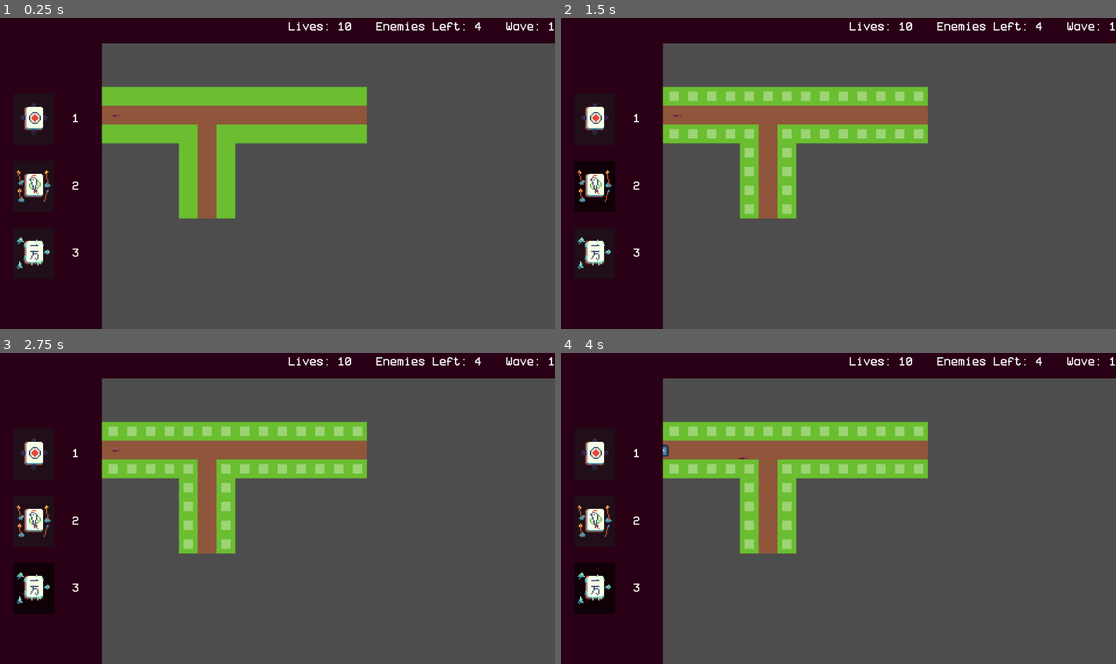
Above: before the commit, frames 1-4 (two rows, left to right).
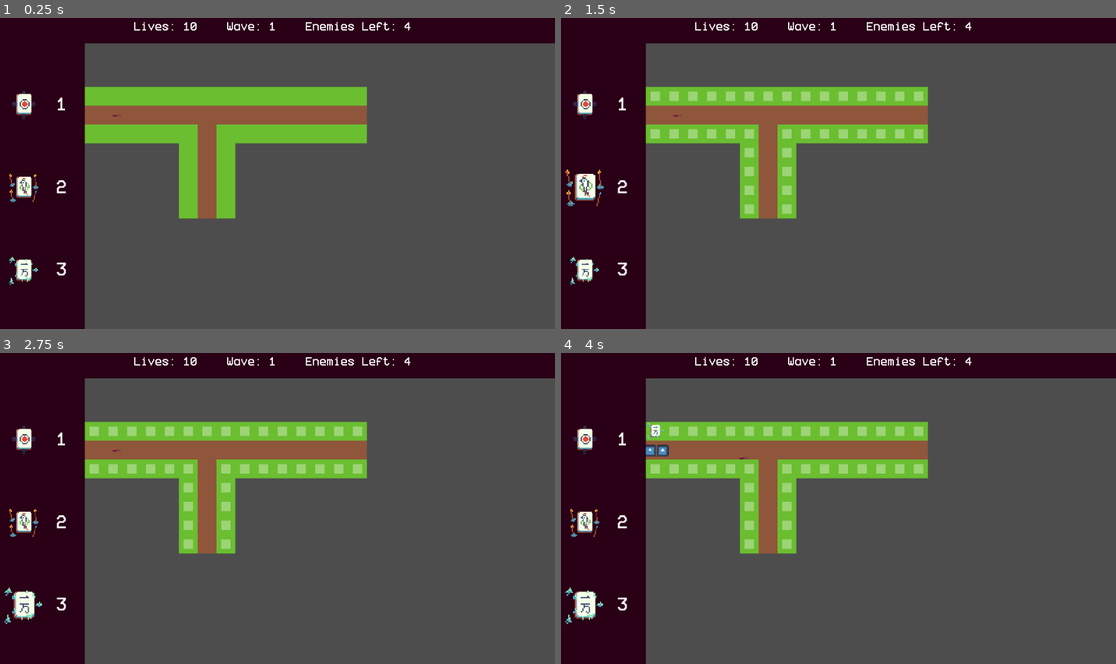
Above: after the commit, the same moments.

Repository: celestial-starfruit/camgamejam
Game: Godot game, scene res://scenes/game.tscn
Two runs of this game, one before a commit and one after it. Both use one fixed random seed, a clock stepped at 60 frames per second and the inputs below. The engine's default icon, where the game draws it, is replaced by a stand-in: a white triangle on a blue panel in a dark square.
Inputs (mouse positions are in pixels of both pictures, inside the frame that each line leads up to; where the layout moved, square brackets give the same spot in the first picture):
- Up to frame 1 (0.25 s): no input
- Up to frame 2 (1.5 s): click (583, 105) [594, 117] at 0.5 s; click (583, 189) [594, 185] at 1.25 s
- Up to frame 3 (2.75 s): click (22, 604) [33, 589] at 2 s
- Up to frame 4 (4 s): tap Enter at 2.75 s; move the mouse to (638, 430) at 2.77 s; press the mouse at (638, 430) at 2.78 s; hold Right (Right) 2.78-3.53 s; move the mouse to (655, 430) at 3.52 s; release the mouse at (655, 430) at 3.53 s; hold S (Down) from 3.53 s (still down); click (655, 430) at 3.6 s

The runs differ from the first frame. In frame 1, 5.2% of the frame differs, in the area x 1-100%, y 1-100%; in frame 2, 6.0%; in frame 3, 6.0%, in the area x 0-100%, y 1-100%; in frame 4, 6.0%.

Commit message:
Buttons get bigger on hover

Diff:
--- a/assets/theme.tres
+++ b/assets/theme.tres
@@ -2,5 +2,45 @@
 
 [ext_resource type="FontFile" uid="uid://dc11s5a5nfp7x" path="res://assets/BetterVCR 25.09.ttf" id="1_5x3i2"]
 
+[sub_resource type="StyleBoxFlat" id="StyleBoxFlat_5x3i2"]
+bg_color = Color(0.16078432, 0, 0.08627451, 1)
+expand_margin_left = 8.0
+expand_margin_top = 8.0
+expand_margin_right = 8.0
+expand_margin_bottom = 8.0
+
+[sub_resource type="StyleBoxFlat" id="StyleBoxFlat_wl1kw"]
+bg_color = Color(0.16078432, 0, 0.08627451, 1)
+expand_margin_left = 8.0
+expand_margin_top = 8.0
+expand_margin_right = 8.0
+expand_margin_bottom = 8.0
+
+[sub_resource type="StyleBoxFlat" id="StyleBoxFlat_x2pqw"]
+bg_color = Color(0.16078432, 0, 0.08627451, 1)
+expand_margin_left = 8.0
+expand_margin_top = 8.0
+expand_margin_right = 8.0
+expand_margin_bottom = 8.0
+
+[sub_resource type="StyleBoxFlat" id="StyleBoxFlat_lu33j"]
+content_margin_left = 8.0
+content_margin_top = 8.0
+content_margin_right = 8.0
+content_margin_bottom = 8.0
+bg_color = Color(0.16078432, 0, 0.08627451, 1)
+
+[sub_resource type="StyleBoxFlat" id="StyleBoxFlat_wycmq"]
+bg_color = Color(0.16078432, 0, 0.08627451, 1)
+expand_margin_left = 8.0
+expand_margin_top = 8.0
+expand_margin_right = 8.0
+expand_margin_bottom = 8.0
+
 [resource]
 default_font = ExtResource("1_5x3i2")
+Button/styles/focus = SubResource("StyleBoxFlat_5x3i2")
+Button/styles/hover = SubResource("StyleBoxFlat_wl1kw")
+Button/styles/hover_pressed = SubResource("StyleBoxFlat_x2pqw")
+Button/styles/normal = SubResource("StyleBoxFlat_lu33j")
+Button/styles/pressed = SubResource("StyleBoxFlat_wycmq")
--- a/scenes/ui.tscn
+++ b/scenes/ui.tscn
@@ -6,8 +6,14 @@
 [ext_resource type="Texture2D" uid="uid://c3w8eru64r5gr" path="res://assets/turrets/fire.png" id="3_wm3ai"]
 [ext_resource type="Texture2D" uid="uid://bopwdcrywv7c8" path="res://assets/turrets/freeze.png" id="4_8dubc"]
 
+[sub_resource type="Theme" id="Theme_wm3ai"]
+
 [sub_resource type="ButtonGroup" id="ButtonGroup_gdt2y"]
 allow_unpress = true
+
+[sub_resource type="Theme" id="Theme_8dubc"]
+
+[sub_resource type="Theme" id="Theme_p7vwb"]
 
 [node name="UI" type="CanvasLayer" unique_id=2122473639]
 script = ExtResource("1_x4jx1")
@@ -15,13 +21,13 @@
 [node name="TowerMenu" type="ColorRect" parent="." unique_id=24206]
 anchors_preset = -1
 anchor_top = 0.097222224
-anchor_right = 0.196875
+anchor_right = 0.16666667
 anchor_bottom = 1.0
 grow_vertical = 2
 size_flags_horizontal = 0
 mouse_filter = 1
 theme = ExtResource("2_wm3ai")
-color = Color(0.16102096, 0.0008604154, 0.0844514, 1)
+color = Color(0.16128317, 1.92523e-07, 0.08660119, 1)
 metadata/_edit_use_anchors_ = true
 
 [node name="TowerContainer" type="GridContainer" parent="TowerMenu" unique_id=1241701629]
@@ -31,14 +37,14 @@
 anchor_top = 0.5
 anchor_right = 0.5
 anchor_bottom = 0.5
-offset_left = -45.444447
-offset_top = -158.0
-offset_right = 45.444443
-offset_bottom = 158.0
+offset_left = -59.000004
+offset_top = -193.25
+offset_right = 59.0
+offset_bottom = 198.75
 grow_horizontal = 2
 grow_vertical = 2
-theme_override_constants/h_separation = 30
-theme_override_constants/v_separation = 27
+theme_override_constants/h_separation = 20
+theme_override_constants/v_separation = 30
 columns = 2
 
 [node name="Peashooter" type="Button" parent="TowerMenu/TowerContainer" unique_id=63836738]
@@ -46,6 +52,7 @@
 layout_mode = 2
 size_flags_vertical = 3
 focus_mode = 0
+theme = SubResource("Theme_wm3ai")
 toggle_mode = true
 button_group = SubResource("ButtonGroup_gdt2y")
 icon = ExtResource("2_gdt2y")
@@ -54,13 +61,16 @@
 
 [node name="PeashooterAvailable" type="Label" parent="TowerMenu/TowerContainer" unique_id=1163651265]
 layout_mode = 2
+theme_override_font_sizes/font_size = 24
 text = "1"
+horizontal_alignment = 1
 
 [node name="Fire" type="Button" parent="TowerMenu/TowerContainer" unique_id=1138151629]
-custom_minimum_size = Vector2(70, 70)
+custom_minimum_size = Vector2(50, 70)
 layout_mode = 2
 size_flags_vertical = 3
 focus_mode = 0
+theme = SubResource("Theme_8dubc")
 toggle_mode = true
 button_group = SubResource("ButtonGroup_gdt2y")
 icon = ExtResource("3_wm3ai")
@@ -69,13 +79,16 @@
 
 [node name="FireAvailable" type="Label" parent="TowerMenu/TowerContainer" unique_id=1565842469]
 layout_mode = 2
+theme_override_font_sizes/font_size = 24
 text = "2"
+horizontal_alignment = 1
 
 [node name="Freeze" type="Button" parent="TowerMenu/TowerContainer" unique_id=1185099785]
-custom_minimum_size = Vector2(70, 70)
+custom_minimum_size = Vector2(50, 70)
 layout_mode = 2
 size_flags_vertical = 3
 focus_mode = 0
+theme = SubResource("Theme_p7vwb")
 toggle_mode = true
 button_group = SubResource("ButtonGroup_gdt2y")
 icon = ExtResource("4_8dubc")
@@ -84,7 +97,9 @@
 
 [node name="FreezeAvailable" type="Label" parent="TowerMenu/TowerContainer" unique_id=371767311]
 layout_mode = 2
+theme_override_font_sizes/font_size = 24
 text = "3"
+horizontal_alignment = 1
 
 [node name="TopBar" type="ColorRect" parent="." unique_id=1919265641]
 anchors_preset = 10
@@ -102,32 +117,36 @@
 anchor_right = 1.0
 anchor_bottom = 1.0
 offset_left = 19.0
+offset_right = -20.0
 grow_horizontal = 2
 grow_vertical = 2
-theme_override_constants/separation = 41
-alignment = 2
+theme_override_constants/separation = 50
+alignment = 1
 
 [node name="Lives" type="HBoxContainer" parent="TopBar/HBoxContainer" unique_id=1741300263]
 layout_mode = 2
+alignment = 1
 
 [node name="Label" type="Label" parent="TopBar/HBoxContainer/Lives" unique_id=599488641]
 layout_mode = 2
 text = "Lives: 10"
 
+[node name="Wave" type="HBoxContainer" parent="TopBar/HBoxContainer" unique_id=1188835040]
+layout_mode = 2
+alignment = 1
+
+[node name="Label" type="Label" parent="TopBar/HBoxContainer/Wave" unique_id=1039734360]
+layout_mode = 2
+text = "Wave: 1"
+
 [node name="EnemiesLeft" type="HBoxContainer" parent="TopBar/HBoxContainer" unique_id=14147652]
 layout_mode = 2
+alignment = 1
 
 [node name="Label" type="Label" parent="TopBar/HBoxContainer/EnemiesLeft" unique_id=428512292]
 layout_mode = 2
 text = "Enemies Left: 4"
 
-[node name="Wave" type="HBoxContainer" parent="TopBar/HBoxContainer" unique_id=1188835040]
-layout_mode = 2
-
-[node name="Label" type="Label" parent="TopBar/HBoxContainer/Wave" unique_id=1039734360]
-layout_mode = 2
-text = "Wave: 1"
-
 [connection signal="toggled" from="TowerMenu/TowerContainer/Peashooter" to="." method="_on_tower_toggled" binds= [0]]
 [connection signal="toggled" from="TowerMenu/TowerContainer/Fire" to="." method="_on_tower_toggled" binds= [1]]
 [connection signal="toggled" from="TowerMenu/TowerContainer/Freeze" to="." method="_on_tower_toggled" binds= [2]]
